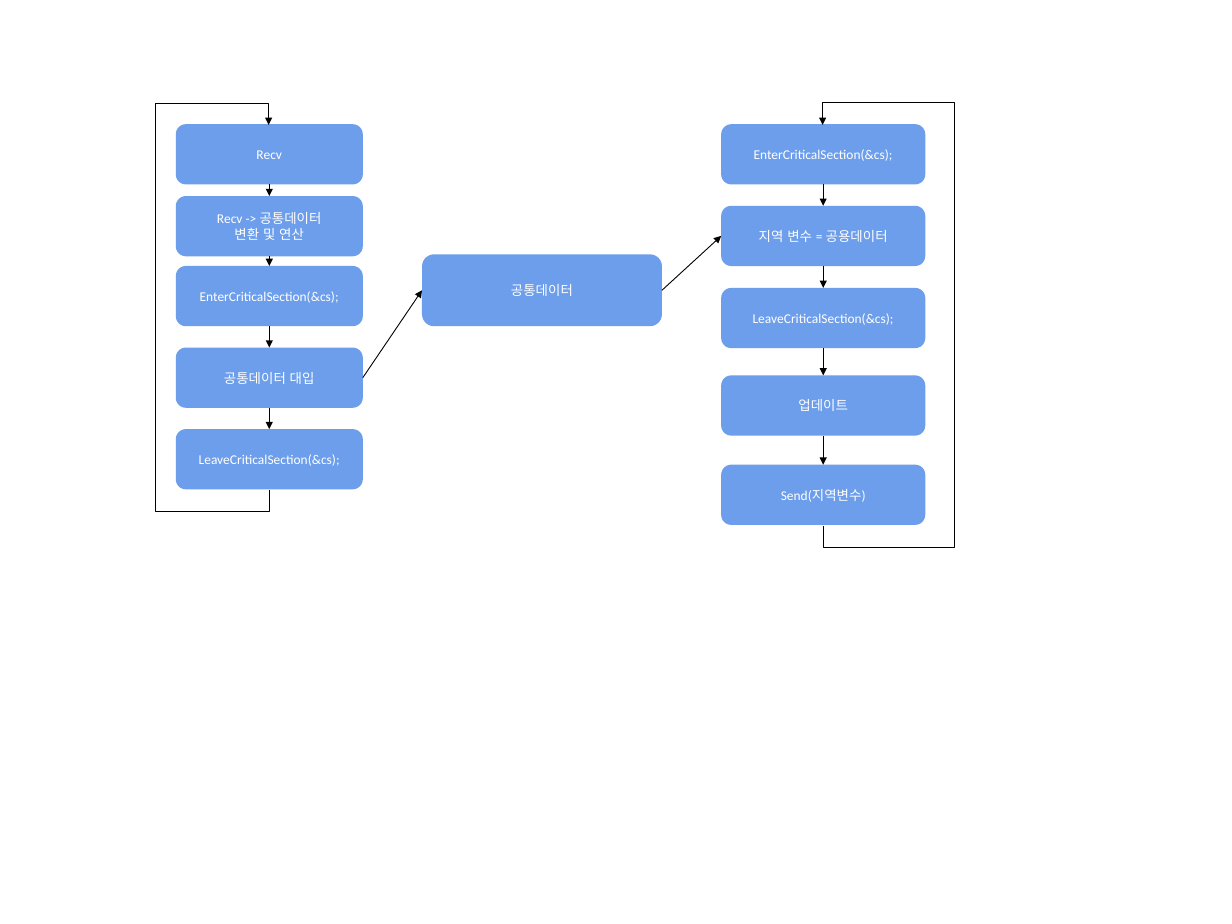
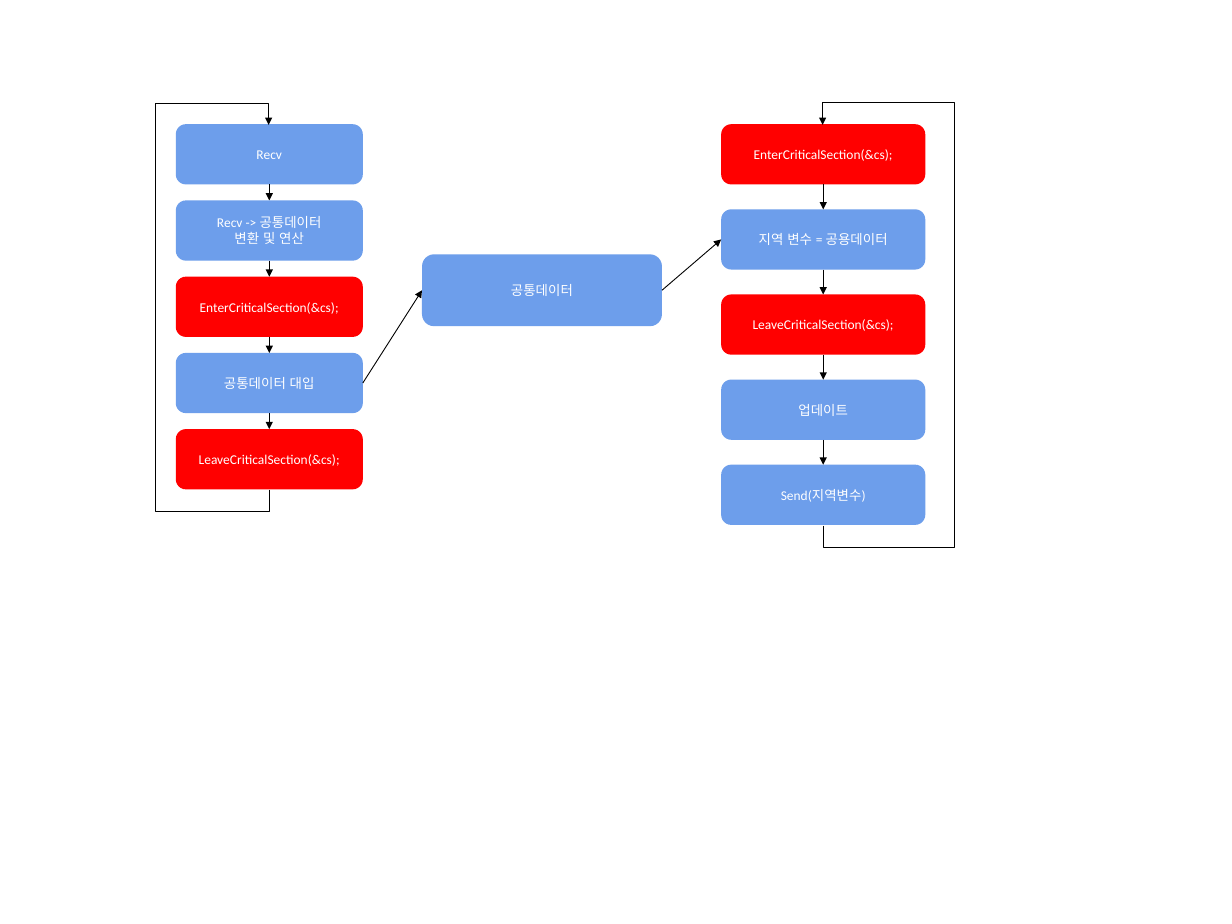
Before and after one commit to haein0303/NetWorkGame_Final_Term, a slide deck: slide 8 of Document/하이레벨 + 스레드(ver2.0).pptx (slide 7 before the commit). Drawn at 1232x924 pixels with LibreOffice and Linux fonts; fonts in the diff are those of the drawing. Boxes give left, top, right and bottom in pixels: in the first picture for what was removed or moved away, otherwise in the second. Text is boxed around its words. In the diff, an @@ line names an element or a change of style, - is before the commit and + after.

```diff
--- a/Document/하이레벨 + 스레드(ver2.0).pptx
+++ b/Document/하이레벨 + 스레드(ver2.0).pptx
@@ arrow moved from (269, 185) - (269, 196) to (269, 185) - (269, 201) @@
@@ arrow moved from (824, 185) - (824, 206) to (824, 185) - (824, 209) @@
@@ 3 rounded rectangles, 1 arrow: place and size @@
-3 rounded rectangles, 1 arrow at (176,196,926,407)
+3 rounded rectangles, 1 arrow at (176,201,926,413)
@@ arrow moved from (269, 256) - (269, 266) to (269, 260) - (269, 276) @@
@@ arrow moved from (824, 266) - (824, 288) to (824, 269) - (824, 295) @@
@@ fill #6D9EEB to #FF0000 in 4 elements at (176,429,363,489), (722,124,926,184), (722,295,926,355), (176,276,363,336) @@
@@ rounded rectangle "EnterCriticalSection(&cs);": place and size @@
-rounded rectangle "EnterCriticalSection(&cs);" at (176,266,363,326)
+rounded rectangle "EnterCriticalSection(&cs);" at (176,276,363,336)
@@ arrow moved from (363, 378) - (422, 290) to (363, 383) - (422, 290) @@
@@ arrow moved from (269, 326) - (269, 348) to (269, 337) - (269, 353) @@
@@ arrow moved from (824, 348) - (824, 376) to (824, 355) - (824, 379) @@
@@ arrow moved from (269, 407) - (269, 429) to (269, 413) - (269, 429) @@
@@ arrow moved from (824, 436) - (824, 465) to (824, 440) - (824, 465) @@
```
Also in this commit, not shown: 3 slides added.
